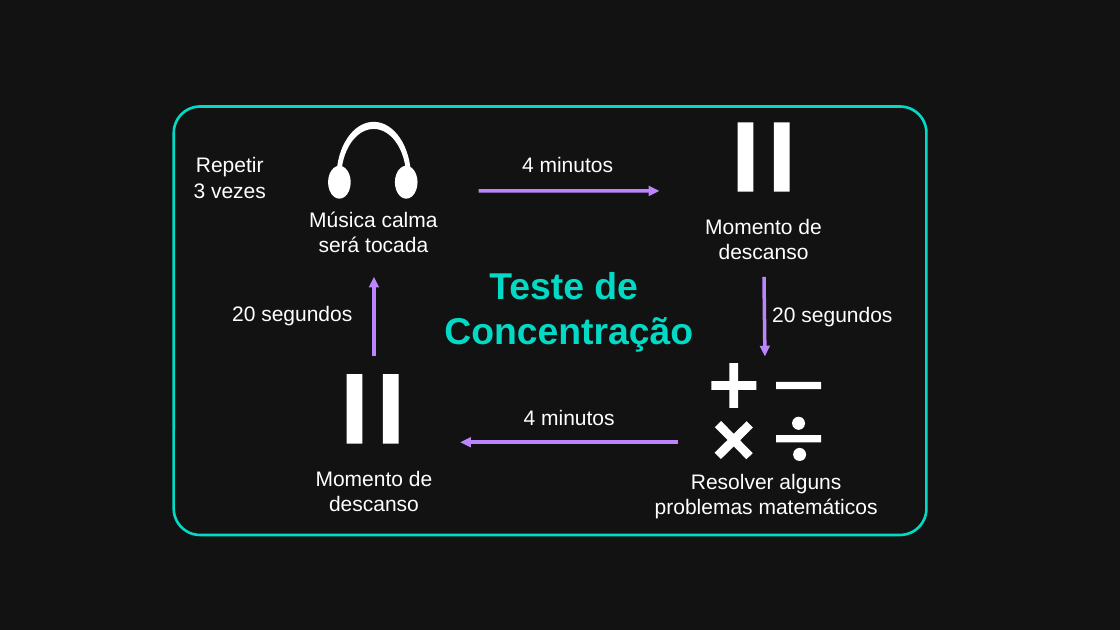
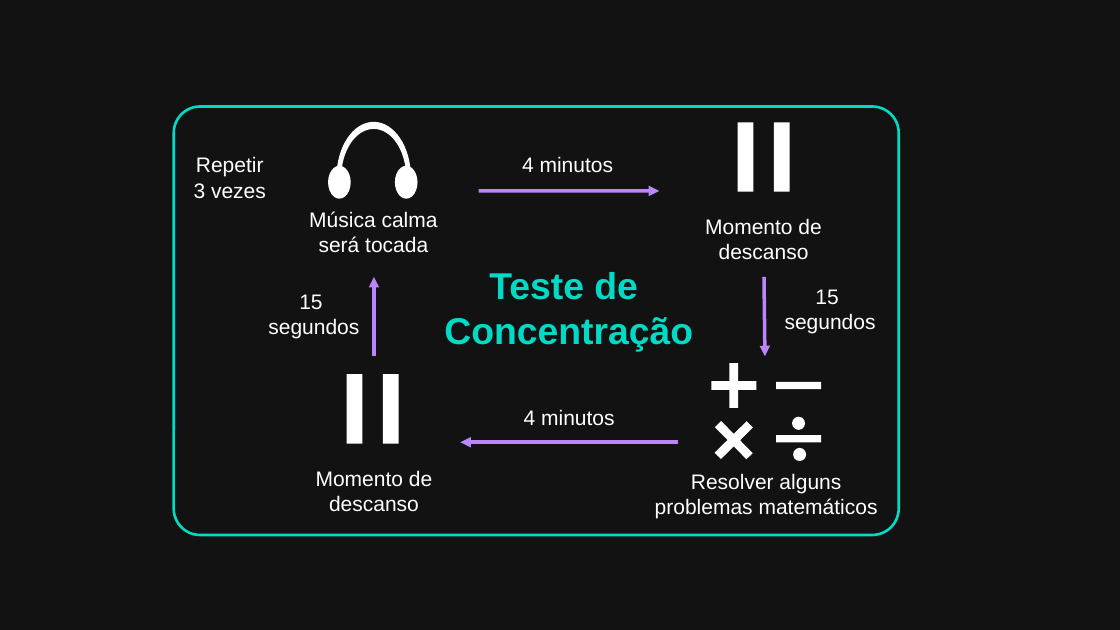
Before and after one commit to Vinschers/egg-wave, a slide deck: slide 2 of Cosmetico/DiagramasBanner.pptx. Drawn at 1120x630 pixels with LibreOffice and Linux fonts; fonts in the diff are those of the drawing. Boxes give left, top, right and bottom in pixels: in the first picture for what was removed or moved away, otherwise in the second. Text is boxed around its words. In the diff, an @@ line names an element or a change of style, - is before the commit and + after.

```diff
--- a/Cosmetico/DiagramasBanner.pptx
+++ b/Cosmetico/DiagramasBanner.pptx
@@ rounded rectangle: place and size @@
-rounded rectangle at <box>174,107,927,535</box>
+rounded rectangle at <box>174,107,899,535</box>
@@ text at <box>268,294,359,338</box>: text changed @@
-20 segundos
+15
+segundos
@@ text at <box>785,289,876,334</box>: text changed @@
-20 segundos
+15
+segundos
```
Also in this commit, not shown: 1 other slide changed, 1 slide added, 2 other files.
